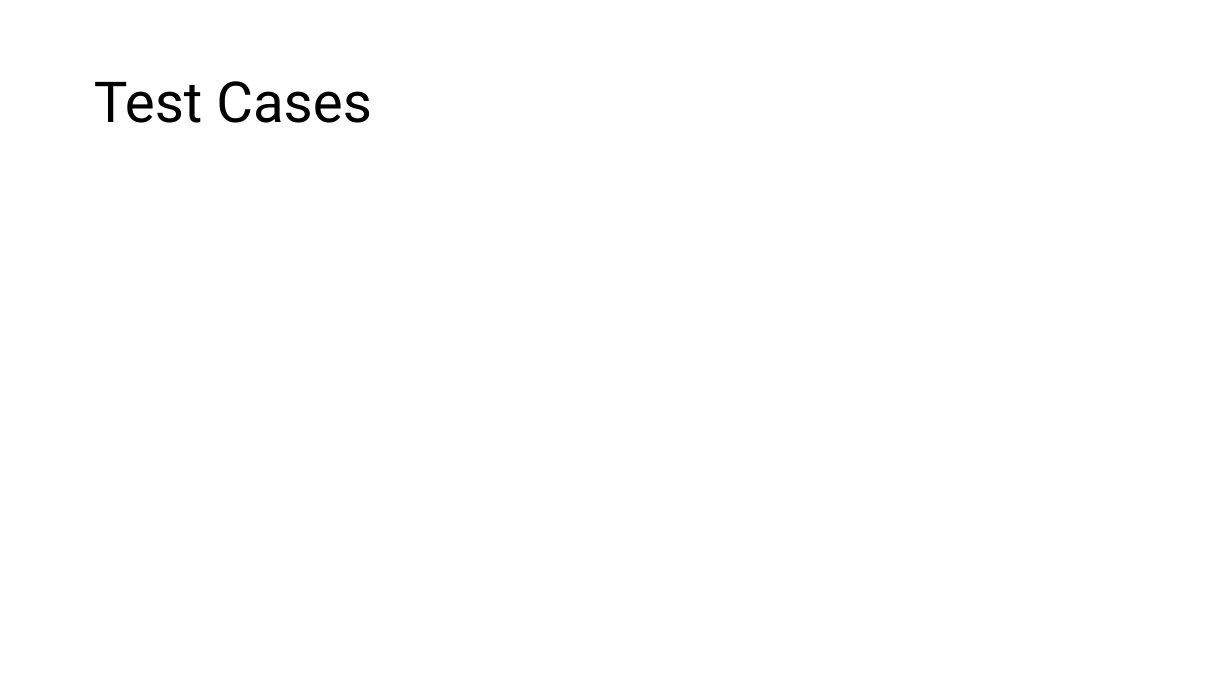
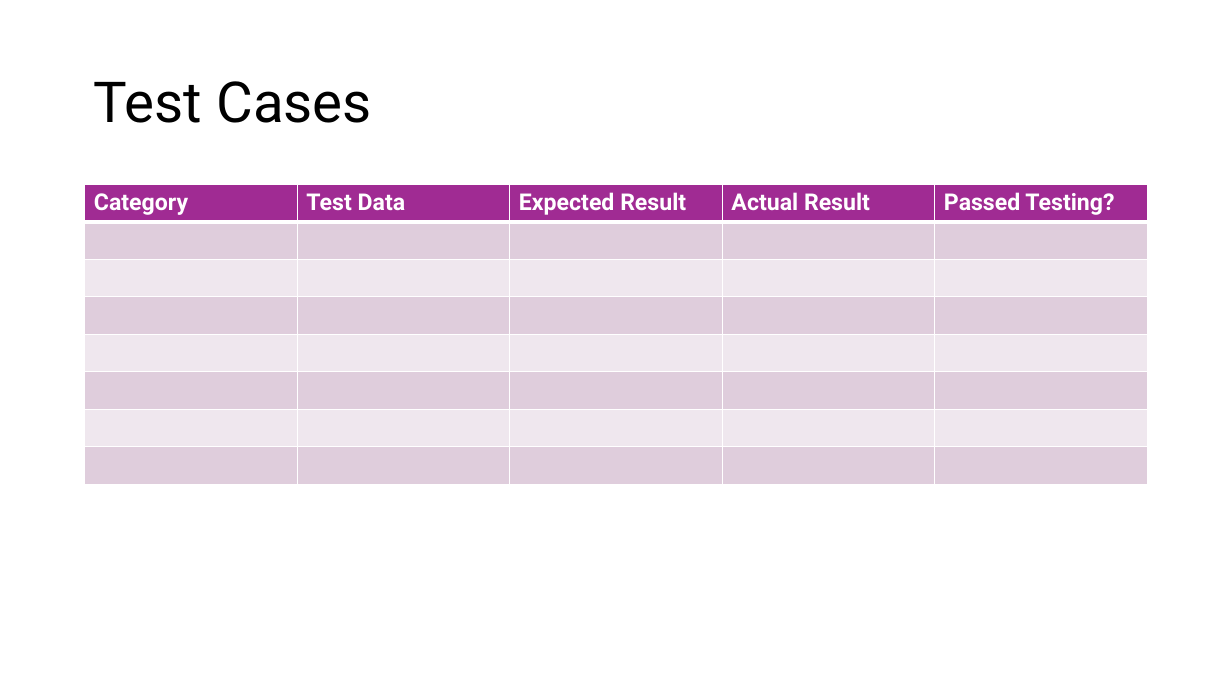
Before and after one commit to theneofan/SWQS_Version_Control, a slide deck: slide 20 of PowerPoint/SWQSPowerpoint.pptx. Drawn at 1232x693 pixels with LibreOffice and Linux fonts; fonts in the diff are those of the drawing. Boxes give left, top, right and bottom in pixels: in the first picture for what was removed or moved away, otherwise in the second. Text is boxed around its words. In the diff, an @@ line names an element or a change of style, - is before the commit and + after.

```diff
--- a/PowerPoint/SWQSPowerpoint.pptx
+++ b/PowerPoint/SWQSPowerpoint.pptx
@@ table added at box(85, 185, 1148, 484), 8 rows, 5 columns @@
+Category | Test Data | Expected Result | Actual Result | Passed Testing?
+ |  |  |  | 
+ |  |  |  | 
+ |  |  |  | 
+ |  |  |  | 
+ |  |  |  | 
+ |  |  |  | 
+ |  |  |  | 
```
Also in this commit, not shown: 1 other slide changed.
